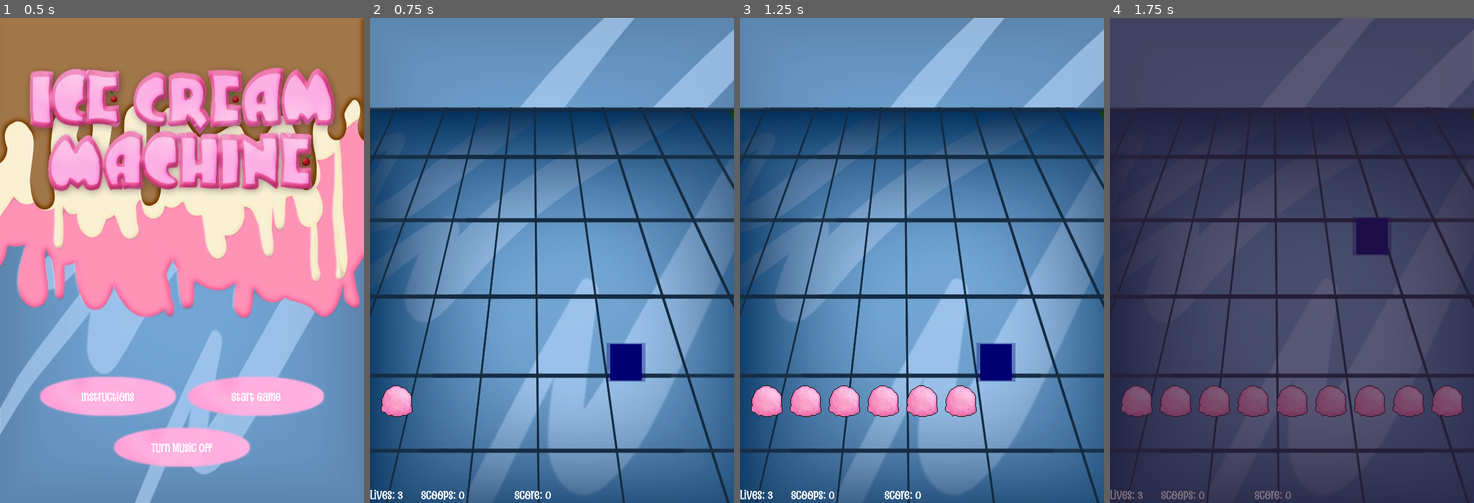
Above: before the commit, frames 1-4 (left to right).
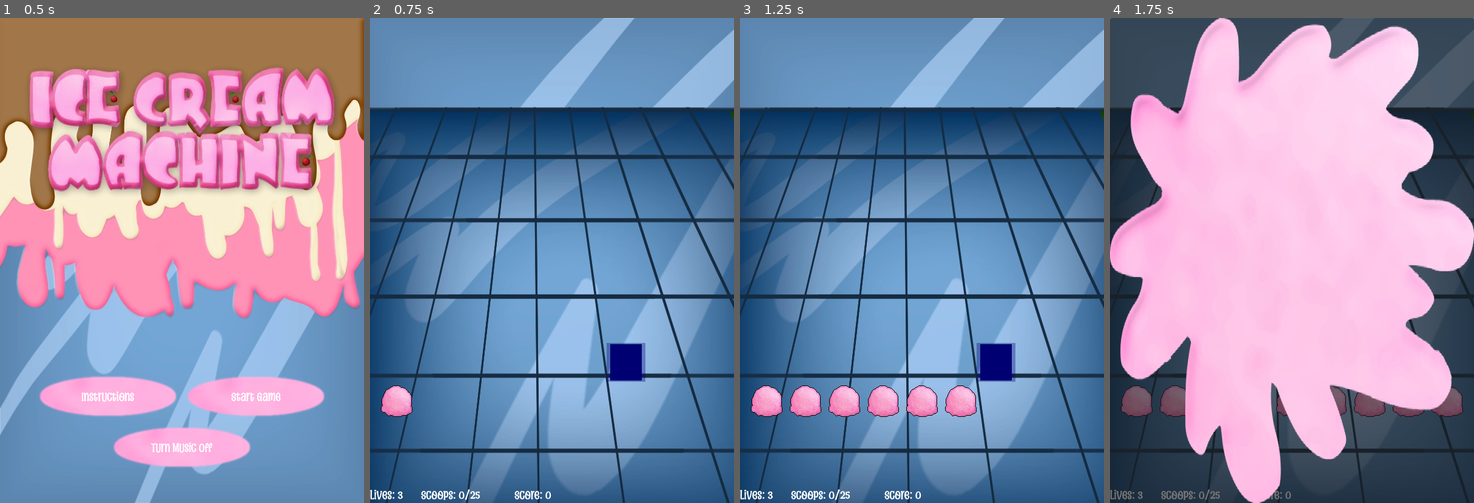
Above: after the commit, the same moments.

Repository: pjpollina/neo-icecream
Game: Godot game, scene res://menus/title.tscn
Two runs of this game, one before a commit and one after it. Both use one fixed random seed, a clock stepped at 60 frames per second and the inputs below. Sound files missing from this copy of the repository are replaced by a short silence.
Inputs (mouse positions are in pixels of both pictures, inside the frame that each line leads up to):
- Up to frame 1 (0.5 s): no input
- Up to frame 2 (0.75 s): click "Start Game" at 0.5 s
- Up to frame 3 (1.25 s): no input
- Up to frame 4 (1.75 s): move the mouse to (1372, 236) at 1.27 s; click (1372, 236) at 1.42 s

Frame 1 is identical in both runs. In frame 2, less than 0.1% of the frame differs, in the area x 26-31%, y 97-100%; in frame 3, less than 0.1%; in frame 4, 63%, in the area x 0-100%, y 0-100%.

Commit message:
Added levels

Diff:
--- a/game/game.gd
+++ b/game/game.gd
@@ -8,6 +8,9 @@
 var lives:  int  # The player's life count
 var score:  int  # Current score
 var dodges: int  # Scoops successfully dodged
+
+var level: int
+var level_data: Level
 ##
 ## SHOOTER STATE #####################################
 ##
@@ -25,11 +28,21 @@
   loading = 0
   last_shot = -1
 
+  level = 1
+  load_level()
+
   update_status_menu()
 
 func _process(_delta):
   move_player()
   update_bonus_fade()
+
+  if level_data.count < dodges && $Scoops.get_child_count() < 1:
+    shooting = false
+    level += 1
+    dodges = 0
+    load_level()
+    start_level()
 
 # Called after a projectile leaves the screen
 func _on_scoop_outta_here(topping):
@@ -64,11 +77,25 @@
     Audio.play_sfx("splatter")
     update_status_menu()
 
+## LEVEL #############################################
+##
+
+func load_level():
+  level_data = $LevelData.get_resource("level_%02d" % level)
+  $LevelPopup/Foreground.texture = load("res://assets/splashes/level_%02d.webp" % level)
+
+func start_level():
+  update_status_menu()
+  for scoop in $Shooter/Scoops.get_children():
+    scoop.region_rect.position.x = (64 * level_data.flavor as int)
+  show_level_popup()
+
 ## SHOOTER ###########################################
 ##
 
 func _on_shot_cooldown_timeout():
   if !shooting: return
+  if level_data.count < ($Scoops.get_child_count() + dodges): return
 
   # Slightly randomize cooldown for next shot
   $Shooter/ShotCooldown.wait_time = 0.25 + randf_range(-0.1, 0.5)
@@ -85,7 +112,7 @@
 
   # Create the shot instance
   var shot = scoop.instantiate()
-  shot.prepare(1.0, Scoop.Flavor.Strawberry)
+  shot.prepare(level_data.speed, level_data.flavor)
 
   # Put the shot in the right spot
   shot.position = $Shooter/Positions.get_point_position(pos)
@@ -132,7 +159,7 @@
 func update_status_menu():
   $StatusMenu/Lives.text = "Lives: %d" % lives
   $StatusMenu/Score.text = "Score: %d" % score
-  $StatusMenu/Scoops.text = "Scoops: %d" % dodges
+  $StatusMenu/Scoops.text = "Scoops: %d/%d" % [dodges, level_data.count]
 
 ## BONUS POPUP #######################################
 ##
--- a/game/game.tscn
+++ b/game/game.tscn
@@ -1,8 +1,20 @@
-[gd_scene load_steps=9 format=3 uid="uid://1ejqjyno13gk"]
+[gd_scene load_steps=21 format=3 uid="uid://1ejqjyno13gk"]
 
 [ext_resource type="Script" path="res://game/game.gd" id="1_sqkp8"]
 [ext_resource type="Texture2D" uid="uid://puu7tsir00m3" path="res://assets/background.webp" id="2_db4bk"]
 [ext_resource type="Texture2D" uid="uid://d28twtgr684hw" path="res://assets/sprites/scoops.webp" id="3_civih"]
+[ext_resource type="Resource" uid="uid://cabj5v3hn2a3q" path="res://game/levels/level_01.tres" id="4_xa5ea"]
+[ext_resource type="Resource" uid="uid://bcqjh7eptehg6" path="res://game/levels/level_02.tres" id="5_s84nr"]
+[ext_resource type="Resource" uid="uid://bdjleppchpw3w" path="res://game/levels/level_03.tres" id="6_o88iw"]
+[ext_resource type="Resource" uid="uid://bs2dteb5aceen" path="res://game/levels/level_04.tres" id="7_v84aw"]
+[ext_resource type="Resource" uid="uid://d4n4b7mjssyht" path="res://game/levels/level_05.tres" id="8_6kpt3"]
+[ext_resource type="Resource" uid="uid://cod1is3lhti1y" path="res://game/levels/level_06.tres" id="9_hlc87"]
+[ext_resource type="Resource" uid="uid://bleb2dj0vur2" path="res://game/levels/level_07.tres" id="10_g2mgp"]
+[ext_resource type="Resource" uid="uid://bc4aafopvw10d" path="res://game/levels/level_08.tres" id="11_hy3vk"]
+[ext_resource type="Resource" uid="uid://ceg3577anwlc7" path="res://game/levels/level_09.tres" id="12_4s5pm"]
+[ext_resource type="Resource" uid="uid://cdihiiiry06sg" path="res://game/levels/level_10.tres" id="13_nfbm7"]
+[ext_resource type="Resource" uid="uid://c51uxg4p7iki1" path="res://game/levels/level_11.tres" id="14_2renc"]
+[ext_resource type="Resource" uid="uid://t4yr46bk3vmi" path="res://game/levels/level_12.tres" id="15_rjjm2"]
 
 [sub_resource type="PlaceholderTexture2D" id="PlaceholderTexture2D_5w8oi"]
 size = Vector2(64, 64)
@@ -156,7 +168,6 @@
 grow_horizontal = 2
 
 [node name="Foreground" type="TextureRect" parent="LevelPopup"]
-self_modulate = Color(1, 1, 1, 0.0588235)
 layout_mode = 1
 anchors_preset = 15
 anchor_right = 1.0
@@ -165,6 +176,9 @@
 grow_vertical = 2
 texture = SubResource("PlaceholderTexture2D_ubhh4")
 
+[node name="LevelData" type="ResourcePreloader" parent="."]
+resources = [PackedStringArray("level_01", "level_02", "level_03", "level_04", "level_05", "level_06", "level_07", "level_08", "level_09", "level_10", "level_11", "level_12"), [ExtResource("4_xa5ea"), ExtResource("5_s84nr"), ExtResource("6_o88iw"), ExtResource("7_v84aw"), ExtResource("8_6kpt3"), ExtResource("9_hlc87"), ExtResource("10_g2mgp"), ExtResource("11_hy3vk"), ExtResource("12_4s5pm"), ExtResource("13_nfbm7"), ExtResource("14_2renc"), ExtResource("15_rjjm2")]]
+
 [connection signal="area_entered" from="Player" to="." method="_on_player_area_entered"]
 [connection signal="timeout" from="Shooter/LoadDelay" to="." method="_on_load_delay_timeout"]
 [connection signal="timeout" from="Shooter/ShotCooldown" to="." method="_on_shot_cooldown_timeout"]
--- /dev/null
+++ b/game/levels/level.gd
@@ -0,0 +1,6 @@
+class_name Level
+extends Resource
+
+@export var count: int
+@export var speed: float
+@export var flavor: Scoop.Flavor
--- /dev/null
+++ b/game/levels/level_01.tres
@@ -0,0 +1,9 @@
+[gd_resource type="Resource" script_class="Level" load_steps=2 format=3 uid="uid://cabj5v3hn2a3q"]
+
+[ext_resource type="Script" path="res://game/levels/level.gd" id="1_hoc1f"]
+
+[resource]
+script = ExtResource("1_hoc1f")
+count = 25
+speed = 1.0
+flavor = 0
--- /dev/null
+++ b/game/levels/level_02.tres
@@ -0,0 +1,9 @@
+[gd_resource type="Resource" script_class="Level" load_steps=2 format=3 uid="uid://bcqjh7eptehg6"]
+
+[ext_resource type="Script" path="res://game/levels/level.gd" id="1_xkocb"]
+
+[resource]
+script = ExtResource("1_xkocb")
+count = 50
+speed = 1.1
+flavor = 1
--- /dev/null
+++ b/game/levels/level_03.tres
@@ -0,0 +1,9 @@
+[gd_resource type="Resource" script_class="Level" load_steps=2 format=3 uid="uid://bdjleppchpw3w"]
+
+[ext_resource type="Script" path="res://game/levels/level.gd" id="1_i2ter"]
+
+[resource]
+script = ExtResource("1_i2ter")
+count = 75
+speed = 1.2
+flavor = 2
--- /dev/null
+++ b/game/levels/level_04.tres
@@ -0,0 +1,9 @@
+[gd_resource type="Resource" script_class="Level" load_steps=2 format=3 uid="uid://bs2dteb5aceen"]
+
+[ext_resource type="Script" path="res://game/levels/level.gd" id="1_hqsso"]
+
+[resource]
+script = ExtResource("1_hqsso")
+count = 100
+speed = 1.3
+flavor = 3
--- /dev/null
+++ b/game/levels/level_05.tres
@@ -0,0 +1,9 @@
+[gd_resource type="Resource" script_class="Level" load_steps=2 format=3 uid="uid://d4n4b7mjssyht"]
+
+[ext_resource type="Script" path="res://game/levels/level.gd" id="1_tqas3"]
+
+[resource]
+script = ExtResource("1_tqas3")
+count = 125
+speed = 1.4
+flavor = 4
--- /dev/null
+++ b/game/levels/level_06.tres
@@ -0,0 +1,9 @@
+[gd_resource type="Resource" script_class="Level" load_steps=2 format=3 uid="uid://cod1is3lhti1y"]
+
+[ext_resource type="Script" path="res://game/levels/level.gd" id="1_w131n"]
+
+[resource]
+script = ExtResource("1_w131n")
+count = 150
+speed = 1.5
+flavor = 5
--- /dev/null
+++ b/game/levels/level_07.tres
@@ -0,0 +1,9 @@
+[gd_resource type="Resource" script_class="Level" load_steps=2 format=3 uid="uid://bleb2dj0vur2"]
+
+[ext_resource type="Script" path="res://game/levels/level.gd" id="1_n12nd"]
+
+[resource]
+script = ExtResource("1_n12nd")
+count = 175
+speed = 1.6
+flavor = 6
--- /dev/null
+++ b/game/levels/level_08.tres
@@ -0,0 +1,9 @@
+[gd_resource type="Resource" script_class="Level" load_steps=2 format=3 uid="uid://bc4aafopvw10d"]
+
+[ext_resource type="Script" path="res://game/levels/level.gd" id="1_3021x"]
+
+[resource]
+script = ExtResource("1_3021x")
+count = 200
+speed = 1.7
+flavor = 7
--- /dev/null
+++ b/game/levels/level_09.tres
@@ -0,0 +1,9 @@
+[gd_resource type="Resource" script_class="Level" load_steps=2 format=3 uid="uid://ceg3577anwlc7"]
+
+[ext_resource type="Script" path="res://game/levels/level.gd" id="1_2euq6"]
+
+[resource]
+script = ExtResource("1_2euq6")
+count = 225
+speed = 1.8
+flavor = 8
--- /dev/null
+++ b/game/levels/level_10.tres
@@ -0,0 +1,9 @@
+[gd_resource type="Resource" script_class="Level" load_steps=2 format=3 uid="uid://cdihiiiry06sg"]
+
+[ext_resource type="Script" path="res://game/levels/level.gd" id="1_3mwx4"]
+
+[resource]
+script = ExtResource("1_3mwx4")
+count = 250
+speed = 1.9
+flavor = 9
--- /dev/null
+++ b/game/levels/level_11.tres
@@ -0,0 +1,9 @@
+[gd_resource type="Resource" script_class="Level" load_steps=2 format=3 uid="uid://c51uxg4p7iki1"]
+
+[ext_resource type="Script" path="res://game/levels/level.gd" id="1_a1w8e"]
+
+[resource]
+script = ExtResource("1_a1w8e")
+count = 250
+speed = 2.0
+flavor = 10
--- /dev/null
+++ b/game/levels/level_12.tres
@@ -0,0 +1,9 @@
+[gd_resource type="Resource" script_class="Level" load_steps=2 format=3 uid="uid://t4yr46bk3vmi"]
+
+[ext_resource type="Script" path="res://game/levels/level.gd" id="1_hcvvb"]
+
+[resource]
+script = ExtResource("1_hcvvb")
+count = 300
+speed = 2.0
+flavor = 11
